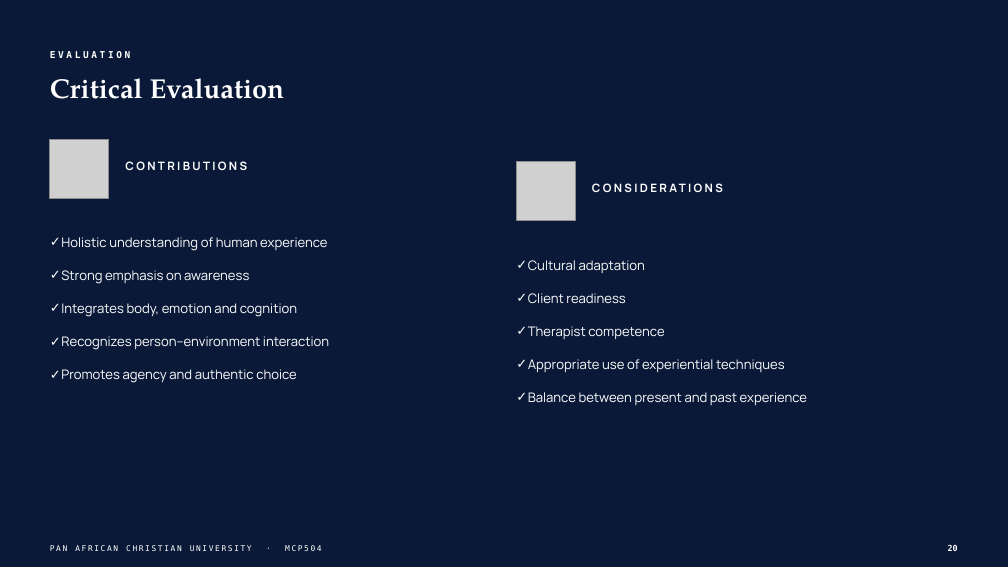
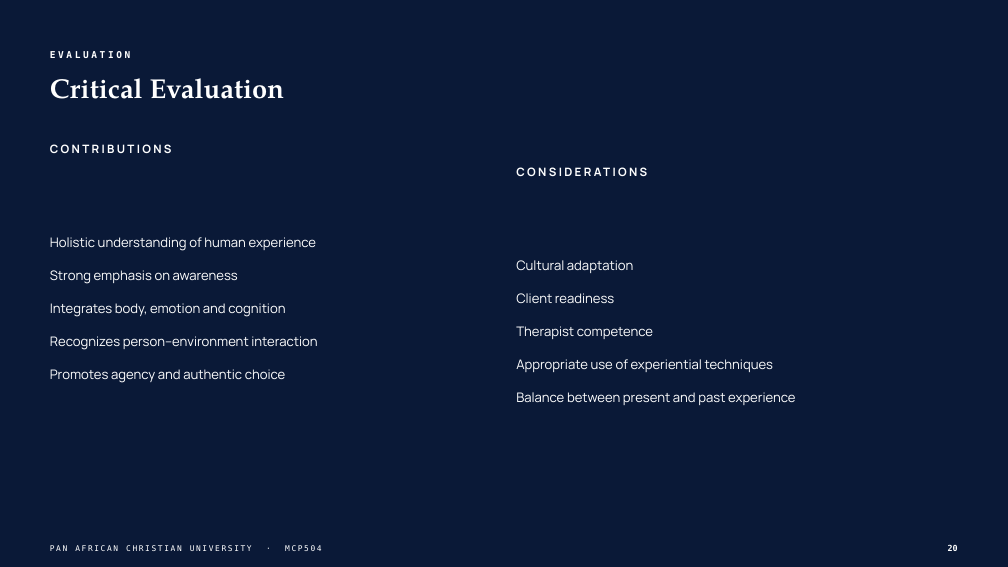
Before and after one commit to wambetebenjamin/Business-e-books, a slide deck: slide 20 of presentations/gestalt-theory-counselling/output/Gestalt Theory and Its Application to Counselling.pptx. Drawn at 1008x567 pixels with LibreOffice and Linux fonts; fonts in the diff are those of the drawing; grey boxes stand for pictures; background and template pictures are left out. Boxes give left, top, right and bottom in pixels: in the first picture for what was removed or moved away, otherwise in the second. Text is boxed around its words. In the diff, an @@ line names an element or a change of style, - is before the commit and + after.

```diff
--- a/presentations/gestalt-theory-counselling/output/Gestalt Theory and Its Application to Counselling.pptx
+++ b/presentations/gestalt-theory-counselling/output/Gestalt Theory and Its Application to Counselling.pptx
@@ text "CONTRIBUTIONS": place and size @@
-text "CONTRIBUTIONS" at <box>125,161,247,170</box>
+text "CONTRIBUTIONS" at <box>50,144,172,153</box>
@@ picture removed at <box>50,139,109,198</box> @@
@@ text "CONSIDERATIONS": place and size @@
-text "CONSIDERATIONS" at <box>592,178,917,198</box>
+text "CONSIDERATIONS" at <box>516,162,842,181</box>
@@ picture removed at <box>516,162,575,221</box> @@
@@ text "Holistic understanding of human experience" at <box>50,237,317,383</box>: bullet ✓ to none @@
@@ text "Cultural adaptation" at <box>516,260,795,405</box>: bullet ✓ to none @@
```
Also in this commit, not shown: 21 other slides changed, 35 other files.
